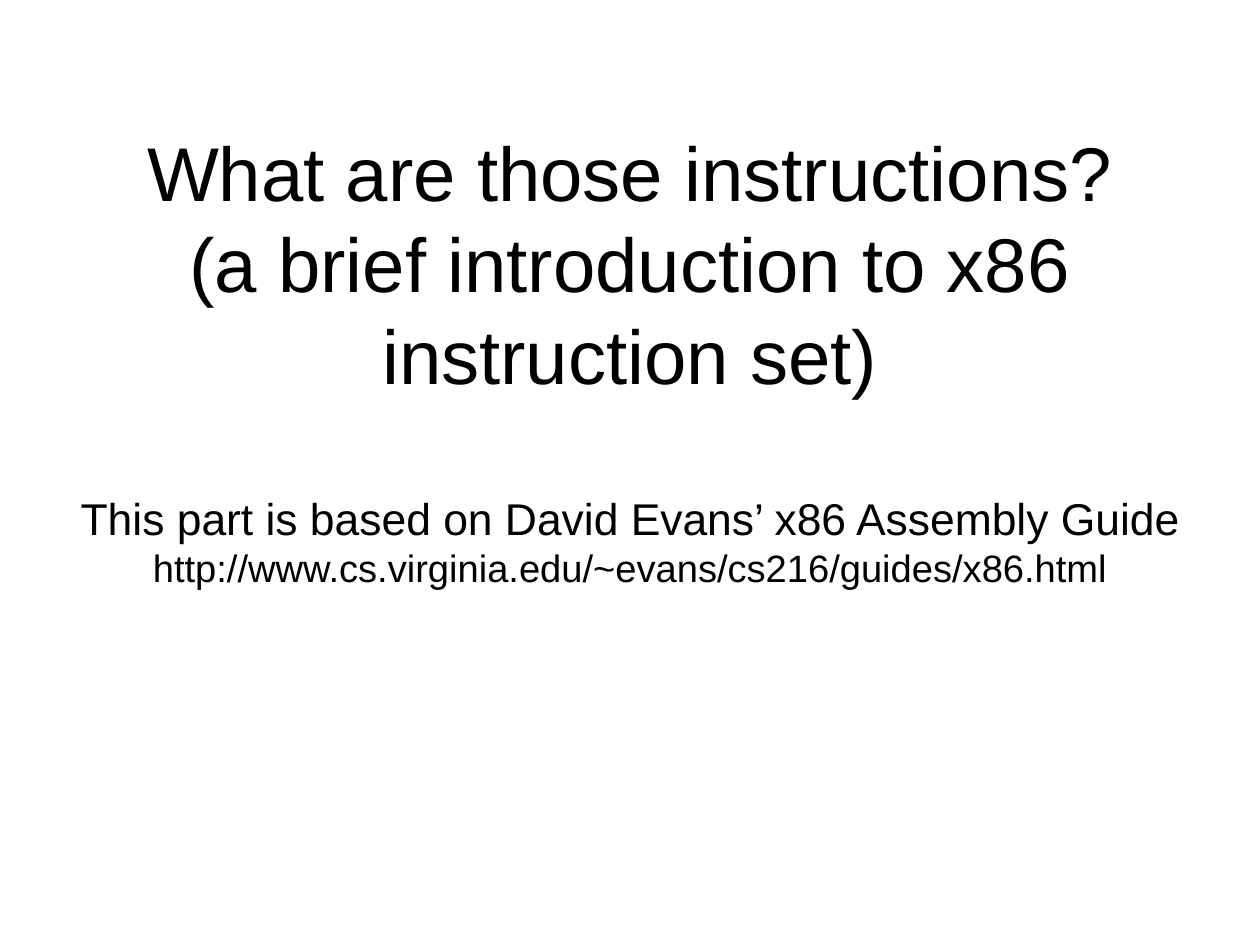
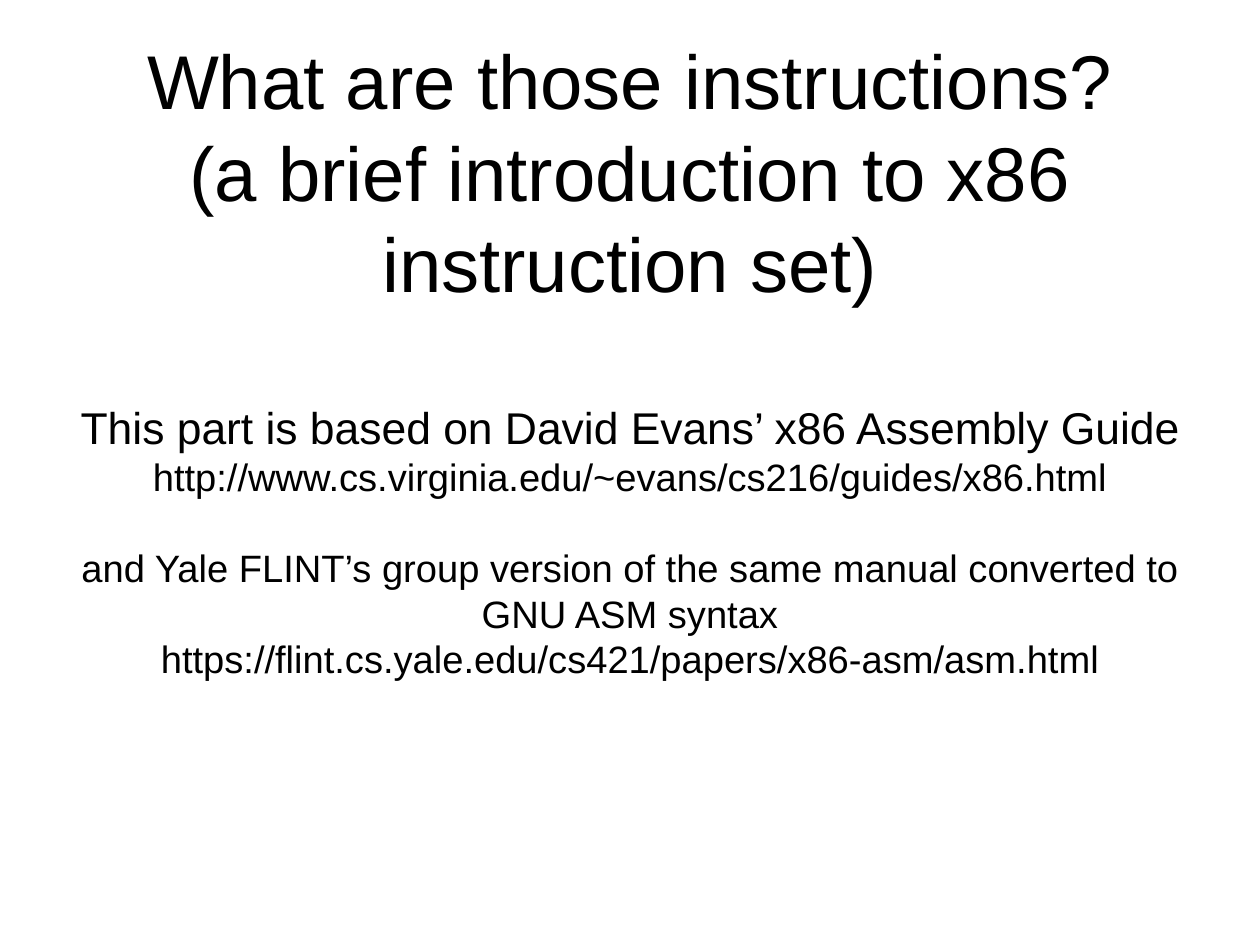
Before and after one commit to antonburtsev/cs5460, a slide deck: slide 5 of lectures/lecture03-x86-asm/lecture03-x86-asm.odp. Drawn at 1260x945 pixels with LibreOffice and Linux fonts; fonts in the diff are those of the drawing. Boxes give left, top, right and bottom in pixels: in the first picture for what was removed or moved away, otherwise in the second. Text is boxed around its words. In the diff, an @@ line names an element or a change of style, - is before the commit and + after.

```diff
--- a/lectures/lecture03-x86-asm/lecture03-x86-asm.odp
+++ b/lectures/lecture03-x86-asm/lecture03-x86-asm.odp
@@ subtitle at [81,554,1178,681]: paragraphs added @@
+and Yale FLINT’s group version of the same manual converted to GNU ASM syntax
+https://flint.cs.yale.edu/cs421/papers/x86-asm/asm.html
```
Also in this commit, not shown: 1 other slide changed, 3 slides added, 1 other file.
